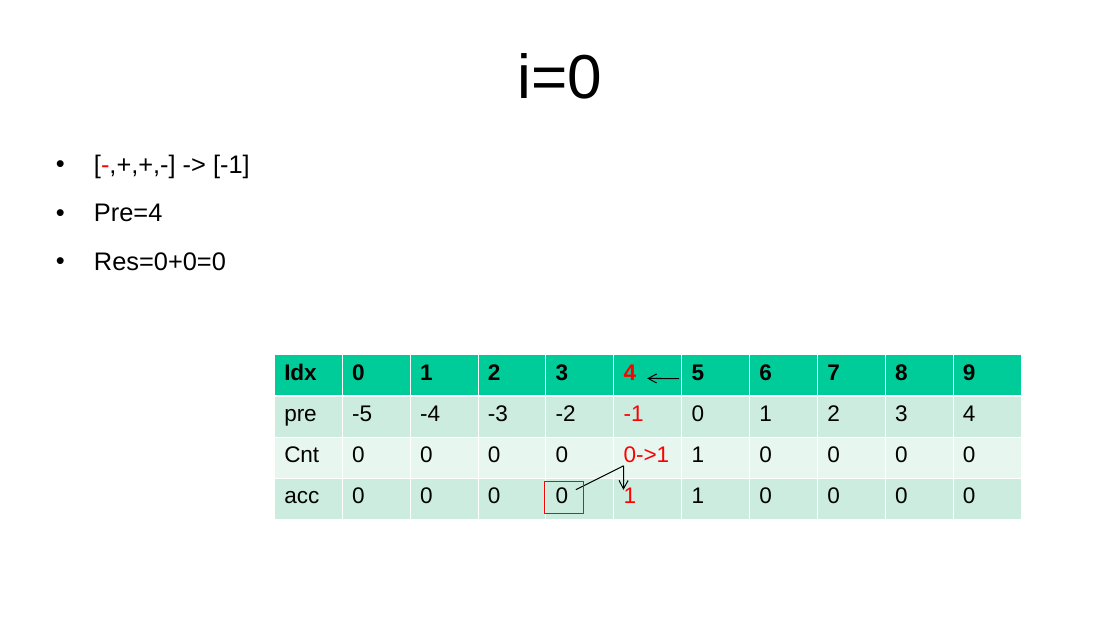
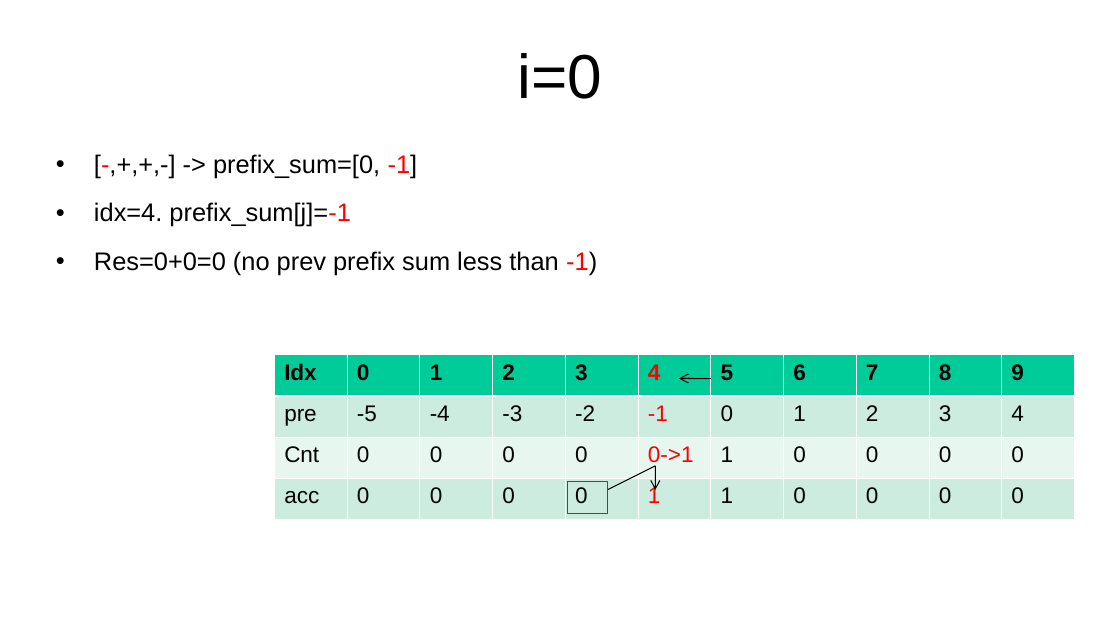
Before and after one commit to kindaichinisan/CompetitiveProgramming, a slide deck: slide 94 of MyCode/competitive_programming.ppt (slide 93 before the commit). Drawn at 1120x630 pixels with LibreOffice and Linux fonts; fonts in the diff are those of the drawing. Boxes give left, top, right and bottom in pixels: in the first picture for what was removed or moved away, otherwise in the second. Text is boxed around its words. In the diff, an @@ line names an element or a change of style, - is before the commit and + after.

```diff
--- a/MyCode/competitive_programming.ppt
+++ b/MyCode/competitive_programming.ppt
@@ text at (94,154,597,276): text changed @@
-• [-,+,+,-] -> [-1]
-• Pre=4
-• Res=0+0=0
+• [-,+,+,-] -> prefix_sum=[0, -1]
+• idx=4. prefix_sum[j]=-1
+• Res=0+0=0 (no prev prefix sum less than -1)
@@ table: place and size @@
-table at (274,355,1023,519)
+table at (274,355,1077,519)
@@ 2 arrows, 1 line: place and size @@
-2 arrows, 1 line at (576,378,679,490)
+2 arrows, 1 line at (608,378,711,490)
@@ rectangle: place and size @@
-rectangle at (545,482,584,513)
+rectangle at (568,482,608,513)
```
Also in this commit, not shown: 6 other slides changed, 1 slide added, 2 other files.
